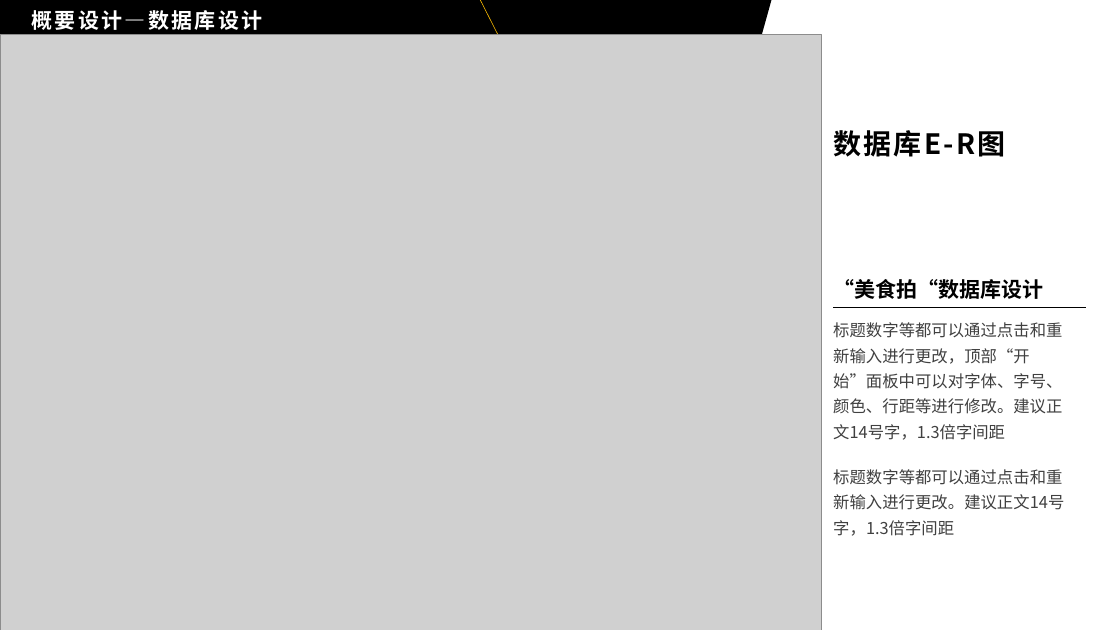
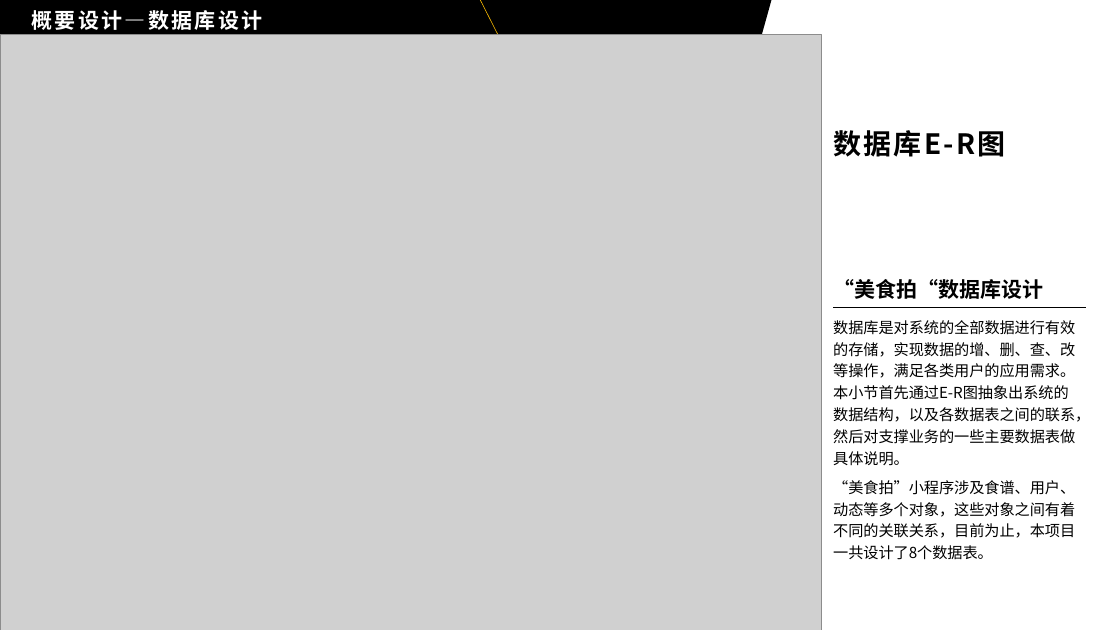
Before and after one commit to kangkang7777/FoodShoot, a slide deck: slide 14 of document/美食拍中期汇报.pptx. Drawn at 1120x630 pixels with LibreOffice and Linux fonts; fonts in the diff are those of the drawing; grey boxes stand for pictures. Boxes give left, top, right and bottom in pixels: in the first picture for what was removed or moved away, otherwise in the second. Text is boxed around its words. In the diff, an @@ line names an element or a change of style, - is before the commit and + after.

```diff
--- a/document/美食拍中期汇报.pptx
+++ b/document/美食拍中期汇报.pptx
@@ text at (833, 320, 1090, 560): text changed; size 14 to 13 pt; text colour #404040 to #000000 @@
-标题数字等都可以通过点击和重新输入进行更改，顶部“开始”面板中可以对字体、字号、颜色、行距等进行修改。建议正文14号字，1.3倍字间距
+数据库是对系统的全部数据进行有效的存储，实现数据的增、删、查、改等操作，满足各类用户的应用需求。本小节首先通过E-R图抽象出系统的数据结构，以及各数据表之间的联系，然后对支撑业务的一些主要数据表做具体说明。
+“美食拍”小程序涉及食谱、用户、动态等多个对象，这些对象之间有着不同的关联关系，目前为止，本项目一共设计了8个数据表。
@@ text removed at (833, 469, 1064, 536) @@
-标题数字等都可以通过点击和重新输入进行更改。建议正文14号字，1.3倍字间距
```
Also in this commit, not shown: 5 other slides changed, 4 slides added, 4 slides removed.
